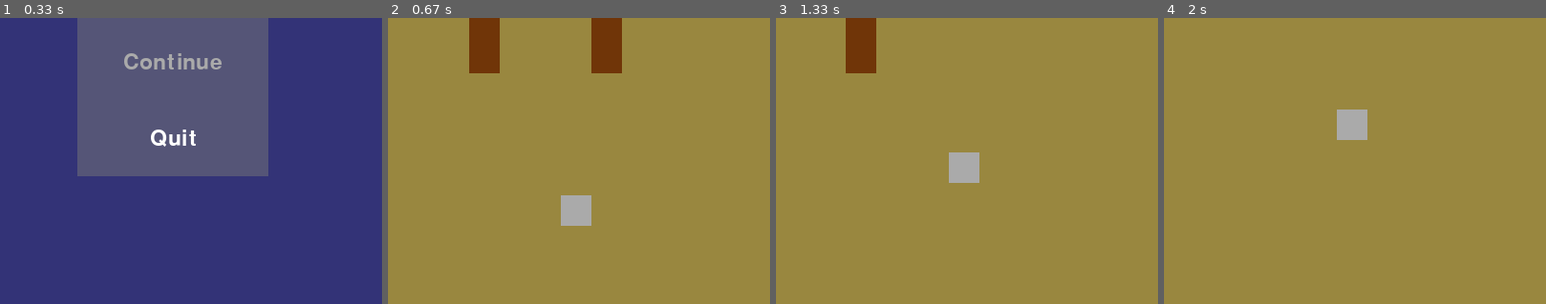
Above: before the commit, frames 1-4 (left to right).
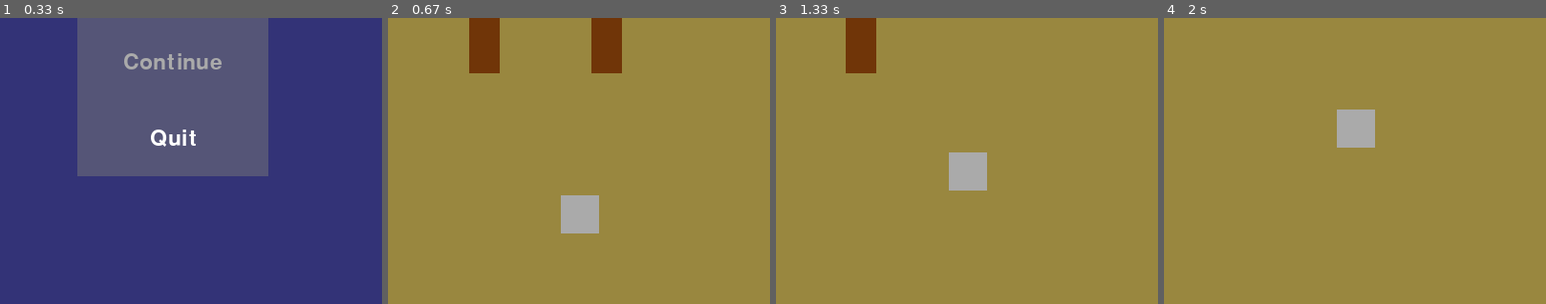
Above: after the commit, the same moments.

Repository: Danya0x07/Ghost-Hunter
Game: pygame game, started from main.py
The game is run twice, just before and just after one commit, with the same random seed, the same clock (stepped at 60 frames per second) and the same inputs.
Inputs (mouse positions are % of the whole screen's width and height, from its top left):
- Up to frame 1 (0.33 s): no input
- Up to frame 2 (0.67 s): click (50, 37) at 0.38 s
- Up to frame 3 (1.33 s): hold D 0.67-1.13 s; move the mouse to (46, 54) at 0.7 s; hold W from 1.17 s (still down)
- Up to frame 4 (2 s): release W at 1.47 s; hold D 1.5-1.97 s
The pictures show only the part of the screen within x 27-77%, y 42-92%; the shares and areas given below are measured in that part.

Frame 1 is identical in both runs. In frame 2, 0.5% of the frame differs, in the area x 45-56%, y 62-76%; in frame 3, 0.5%; in frame 4, 0.5%.

Commit message:
Добавлены очки здоровья охотника.

Diff:
--- a/config.py
+++ b/config.py
@@ -13,8 +13,8 @@
 WALL_SIZE = (WALL_WIDTH, WALL_HEIGHT)
 WALL_COLOR = Color('#703508')
 
-HUNTER_WIDTH = 32
-HUNTER_HEIGHT = 32
+HUNTER_WIDTH = 40
+HUNTER_HEIGHT = 40
 HUNTER_SIZE = (HUNTER_WIDTH, HUNTER_HEIGHT)
 HUNTER_SPEED = 5
 HUNTER_COLOR = Color('#AAAAAA')
@@ -34,6 +34,7 @@
 PLASMA_SIZE = (PLASMA_WIDTH, PLASMA_HEIGHT)
 PLASMA_SPEED = 15
 PLASMA_COLOR = Color('#00ff3b')
+PLASMA_DAMAGE = 20
 
 BOMB_WIDTH = 16
 BOMB_HEIGHT = 20
--- a/game_objects.py
+++ b/game_objects.py
@@ -61,7 +61,16 @@
     def __init__(self, x, y):
         super().__init__(HUNTER_SIZE, HUNTER_COLOR, topleft=(x, y))
         self.dir = Direction()
+        self.hp = 100
         self.is_alive = True
+
+    def shift_hp(self, offset):
+        self.hp += offset
+        if self.hp > 100:
+            self.hp = 100
+        elif self.hp < 0:
+            self.hp = 0
+            self.is_alive = False
 
     def set_direction(self, key, state):
         if key == K_w:   self.dir.front = state
@@ -167,8 +176,10 @@
         self.collide(walls, plasmas, hunter)
 
     def collide(self, walls, plasmas, hunter):
-        if self.check_collision(self.rect, walls) or collide_rect(self, hunter):
+        if self.check_collision(self.rect, walls):
             plasmas.remove(self)
+        if collide_rect(self, hunter):
+            hunter.shift_hp(-PLASMA_DAMAGE)
 
 
 class Bomb(Thing):
